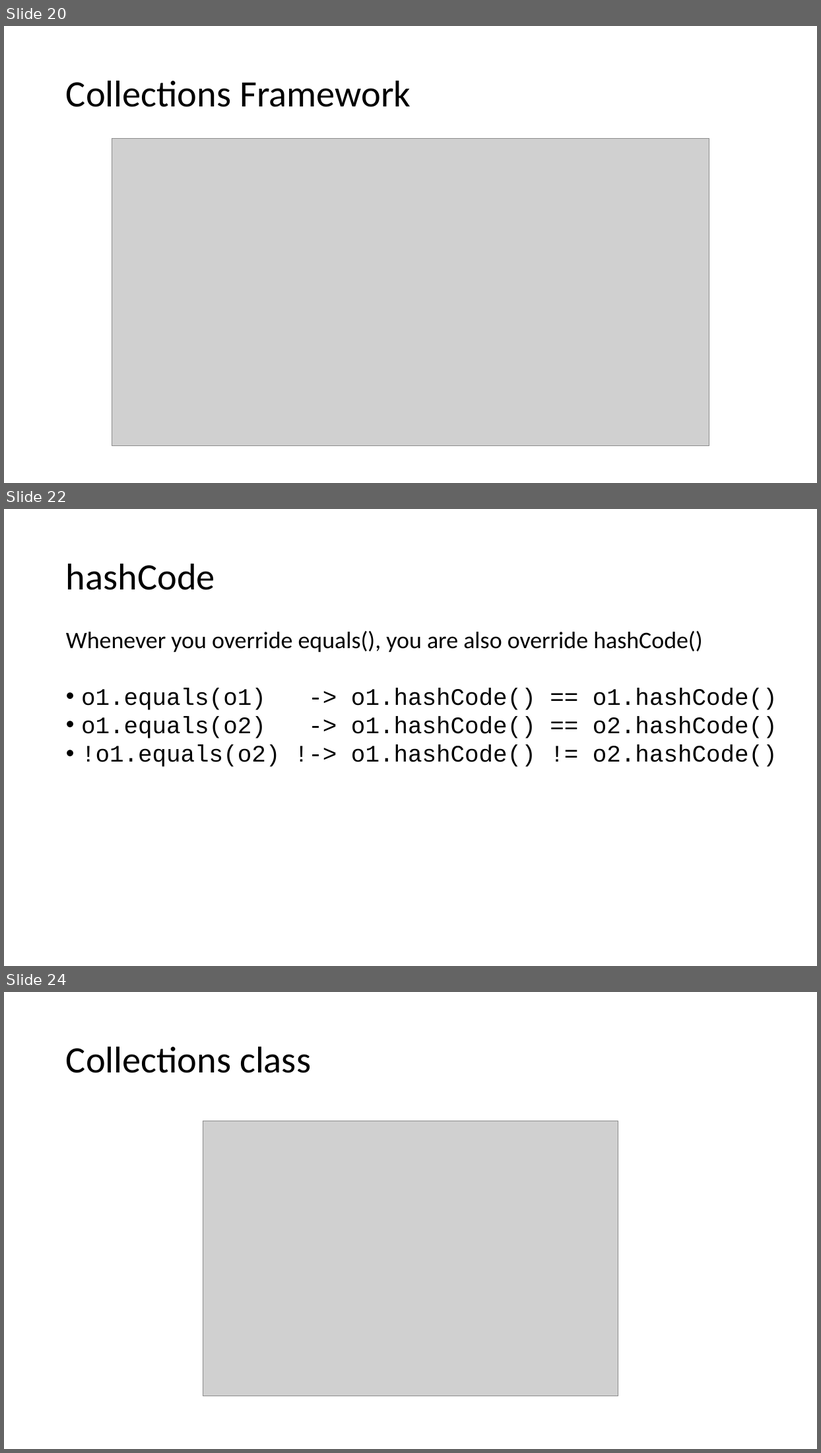
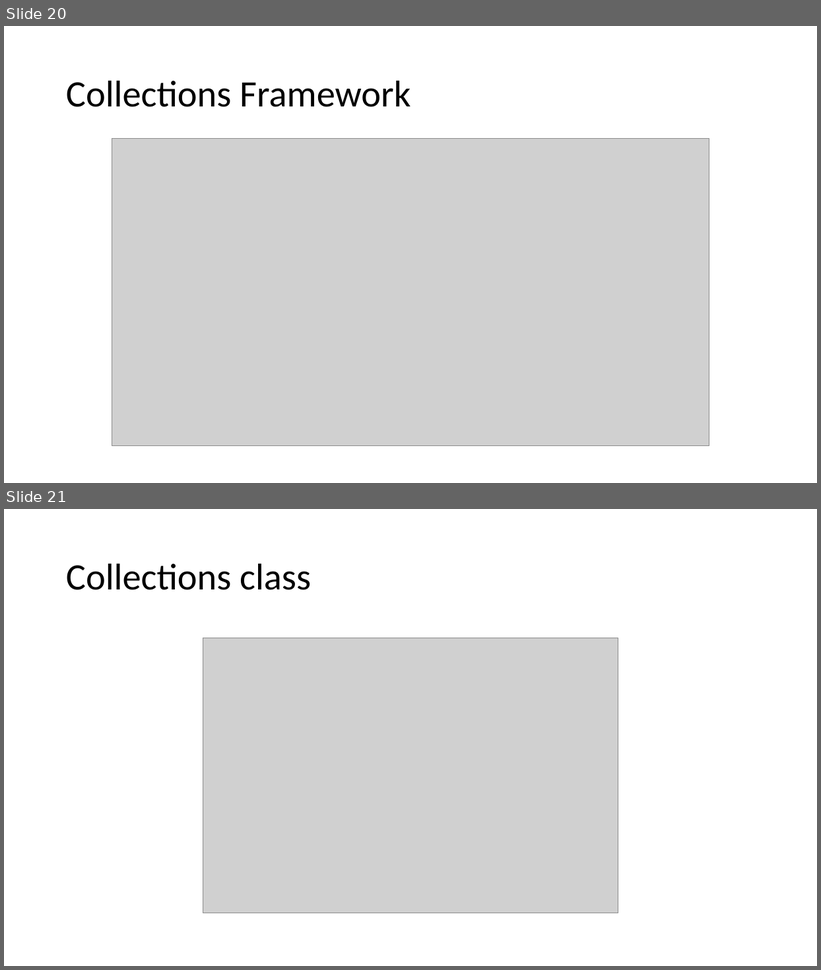
Before and after one commit to brahinets/GeekHub-J4W-8, a slide deck: Lectures/Lesson 06 - Generics, Comparator, Comparable.pptx. Shown one above the other, each under a label of ours: slides 20, 22 and 24 before the commit, slides 20 and 21 after it; the slides between them are not shown. The pictures are 821x1453 and 821x970 pixels, drawn with LibreOffice and Linux fonts; fonts in the diff are those of the drawing; grey boxes stand for pictures. Boxes give left, top, right and bottom in pixels: in the first picture for what was removed or moved away, otherwise in the second. Text is boxed around its words. In the diff, an @@ line names an element or a change of style, - is before the commit and + after.

```diff
--- a/Lectures/Lesson 06 - Generics, Comparator, Comparable.pptx
+++ b/Lectures/Lesson 06 - Generics, Comparator, Comparable.pptx
@@ slide 22 removed at box(4, 509, 817, 966), background #FFFFFF @@
@@ title removed at box(66, 563, 215, 590) @@
-hashCode
@@ text removed at box(66, 631, 778, 767) @@
-Whenever you override equals(), you are also override hashCode()
-• o1.equals(o1) -> o1.hashCode() == o1.hashCode()
-• o1.equals(o2) -> o1.hashCode() == o2.hashCode()
-• !o1.equals(o2) !-> o1.hashCode() != o2.hashCode()
@@ what was slide 24 is now slide 21 @@
```
Also in this commit, not shown: 2 other slides removed.
